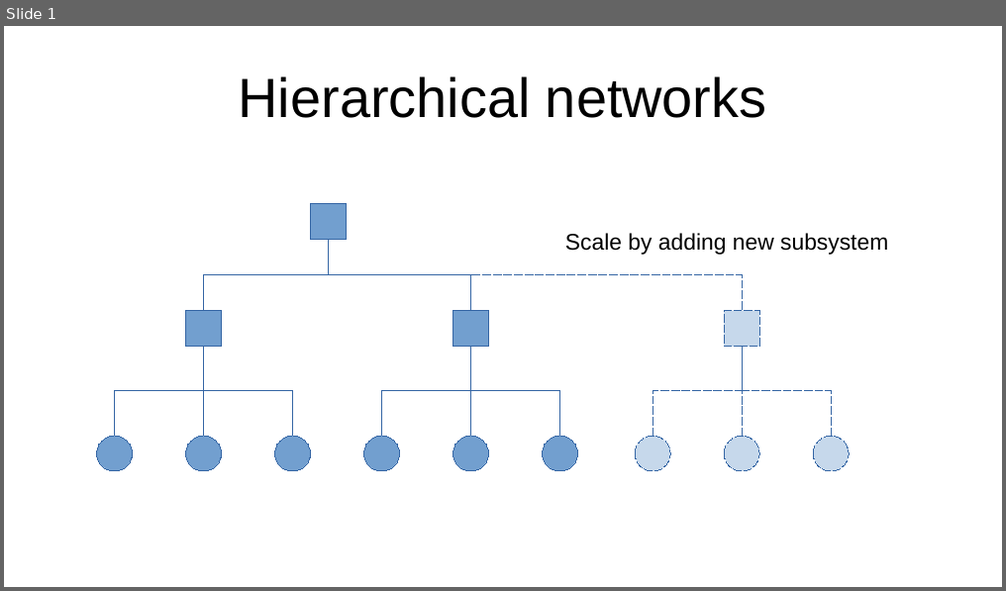
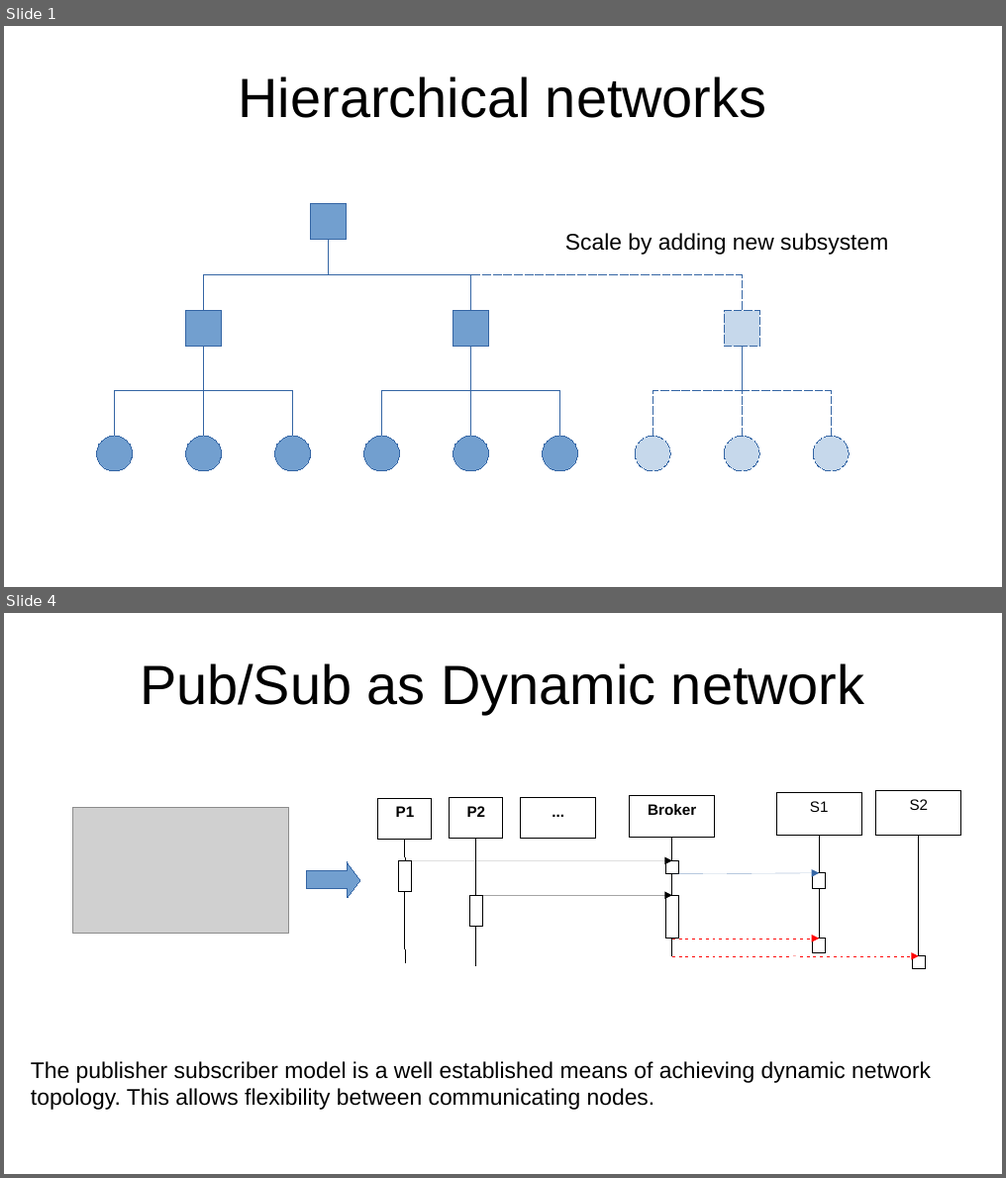
Before and after one commit to Steedalion/Blog, a slide deck: docs/Blog/HierarchyVsHeterachy/hvh-images.odp. Shown one above the other, each under a label of ours: slide 1 before the commit, slides 1 and 4 after it; the slides between them are not shown. The pictures are 1006x591 and 1006x1178 pixels, drawn with LibreOffice and Linux fonts; fonts in the diff are those of the drawing; grey boxes stand for pictures. Boxes give left, top, right and bottom in pixels: in the first picture for what was removed or moved away, otherwise in the second. Text is boxed around its words. In the diff, an @@ line names an element or a change of style, - is before the commit and + after.

```diff
--- a/docs/Blog/HierarchyVsHeterachy/hvh-images.odp
+++ b/docs/Blog/HierarchyVsHeterachy/hvh-images.odp
@@ slide 4 added at <box>4,613,1002,1174</box>, background #FFFFFF @@
@@ title added at <box>140,663,865,714</box>, 44 pt, text #000000 @@
+Pub/Sub as Dynamic network
@@ rectangle added at <box>876,790,961,835</box>, outline #000000 0 pt, 12 pt, text #000000 @@
+S2
@@ picture added at <box>73,807,289,934</box> @@
@@ rectangle added at <box>378,799,432,840</box>, outline #000000 0 pt, 12 pt, text #000000, bold @@
+P1
@@ rectangle added at <box>450,798,503,839</box>, outline #000000 0 pt, 12 pt, text #000000, bold @@
+P2
@@ rectangle added at <box>521,798,596,839</box>, outline #000000 0 pt, 12 pt, text #000000, bold @@
+...
@@ rectangle added at <box>630,796,715,837</box>, outline #000000 0 pt, 12 pt, text #000000, bold @@
+Broker
@@ rectangle added at <box>776,793,861,836</box>, outline #000000 0 pt, 12 pt, text #000000 @@
+S1
@@ line added from (405, 840) to (405, 861), #000000 0 pt @@
@@ elbow line added from (476, 895) to (476, 839), #000000 0 pt @@
@@ elbow line added from (672, 861) to (672, 837), #000000 0 pt @@
@@ line added from (819, 835) to (819, 873), #000000 0 pt @@
@@ line added from (919, 835) to (919, 957), #000000 0 pt @@
@@ right arrow added at <box>307,862,360,898</box>, fill #729FCF, outline #3465A4 0 pt @@
@@ rectangle added at <box>399,861,412,893</box>, fill #FFFFFF, outline #000000 0 pt @@
@@ arrow added from (405, 861) to (672, 861), #000000 0 pt @@
@@ rectangle added at <box>666,861,678,873</box>, fill #FFFFFF, outline #000000 0 pt @@
@@ arrow added from (672, 873) to (819, 873), #3465A4 0 pt @@
@@ elbow line added from (672, 895) to (672, 873), #000000 0 pt @@
@@ rectangle added at <box>813,873,826,888</box>, fill #FFFFFF, outline #000000 0 pt @@
@@ line added from (405, 892) to (405, 963), #000000 0 pt @@
@@ rectangle added at <box>470,895,483,927</box>, fill #FFFFFF, outline #000000 0 pt @@
@@ arrow added from (476, 895) to (672, 895), #000000 0 pt @@
@@ rectangle added at <box>666,895,678,939</box>, fill #FFFFFF, outline #000000 0 pt @@
@@ elbow line added from (819, 939) to (819, 888), #000000 0 pt @@
@@ line added from (476, 926) to (476, 966), #000000 0 pt @@
@@ arrow added from (672, 939) to (819, 939), #FF0000 0 pt dashed @@
@@ line added from (672, 939) to (672, 957), #000000 0 pt @@
@@ rectangle added at <box>813,939,826,955</box>, fill #FFFFFF, outline #000000 0 pt @@
@@ arrow added from (672, 957) to (919, 957), #FF0000 0 pt dashed @@
@@ rectangle added at <box>912,957,925,968</box>, fill #FFFFFF, outline #000000 0 pt @@
@@ text added at <box>31,1061,931,1110</box>, 18 pt, text #000000 @@
+The publisher subscriber model is a well established means of achieving dynamic network topology. This allows flexibility between communicating nodes.
```
Also in this commit, not shown: 1 slide changed, 1 other slide added, 4 other files.
